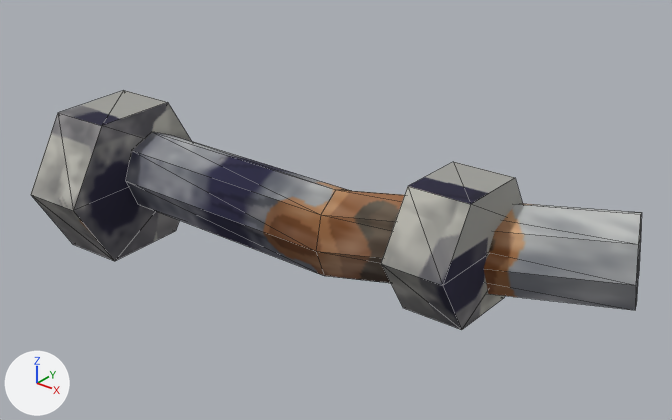
One commit to the glTF model art/models/BentBolt/BentBolt.glb: the scene before it, then after it.
Camera for both pictures: a camera (50 mm lens) standing at (0.832, -0.975, 0.797) and looking at (0.003, 0.061, 0.154). The axes (+X, +Y, +Z) are drawn at lower left. The lights are the same throughout. The first picture is the older version. Mesh edges are drawn as thin lines. Vertices at exactly the same position are counted once.

In view in the first picture: 'Head', 'Shank'.
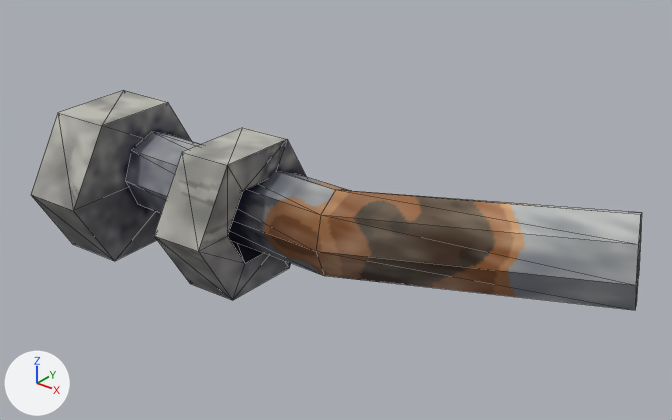
Commit message: phase 4: BentBolt - nut threaded on the shank

Changed parts and their boxes [x1, y1, x2, y2] in the pictures (672 x 420 px):
'Head', reshaped (44% narrower, 12% shorter): before [31, 90, 523, 330]; after [31, 90, 306, 300]
part 1 of me_head, added: after [154, 128, 306, 300]
part 2 of me_head, deleted: before [381, 162, 523, 330]
part 3 of me_head, surface changed: [35, 93, 191, 260] in both

The change, as a diff of the scene's bpy script:
```diff
--- a/art/models/BentBolt/BentBolt.glb.py
+++ b/art/models/BentBolt/BentBolt.glb.py
@@ me_head @@
 # used by ob_head; location = (0.0, 0.0, 0.0)
-me_head.from_pydata(...)  # 24 vertices, 40 faces; spans x -0.494..0.286, y -0.163..0.167, z -0.008..0.271
+me_head.from_pydata(...)  # 36 vertices, 68 faces; spans x -0.494..-0.089, y -0.163..0.128, z -0.008..0.254
+# me_head part 1: a new loose piece of 24 vertices spanning x -0.192..-0.089, y -0.148..0.119, z 0.013..0.254, in mat_head (picture img_image_1)
+# me_head part 2: the loose piece of 12 vertices spanning x 0.178..0.286, y -0.059..0.167, z 0.071..0.271 is deleted
+# me_head part 3: 19 kept faces spanning x -0.494..-0.374, y -0.163..0.128, z -0.008..0.252 get new texture (UV) coordinates
 me_head.materials.append(mat_head)
```
